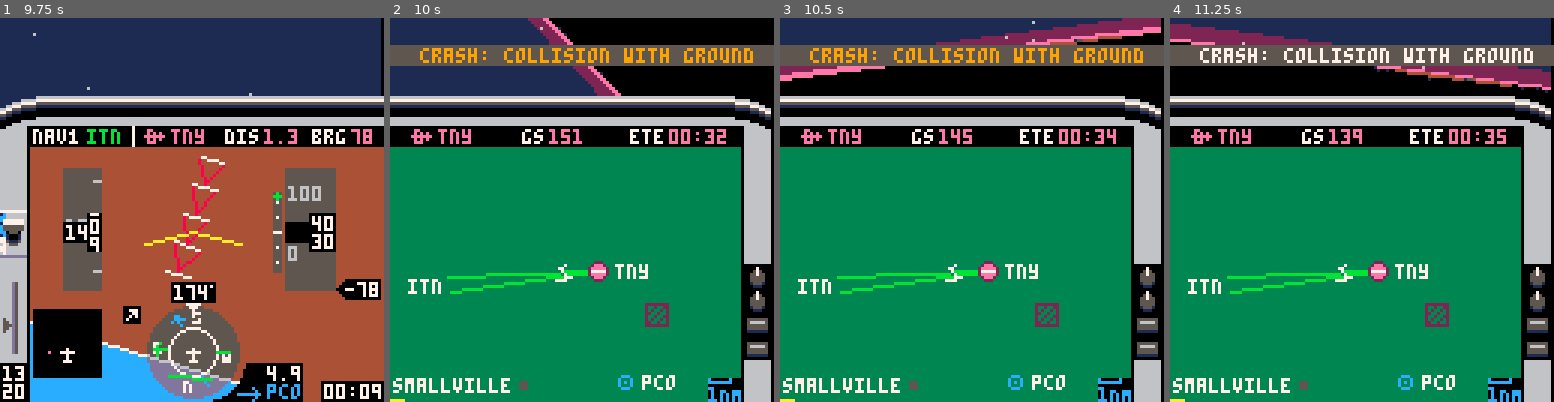
Above: before the commit, frames 1-4 (left to right).
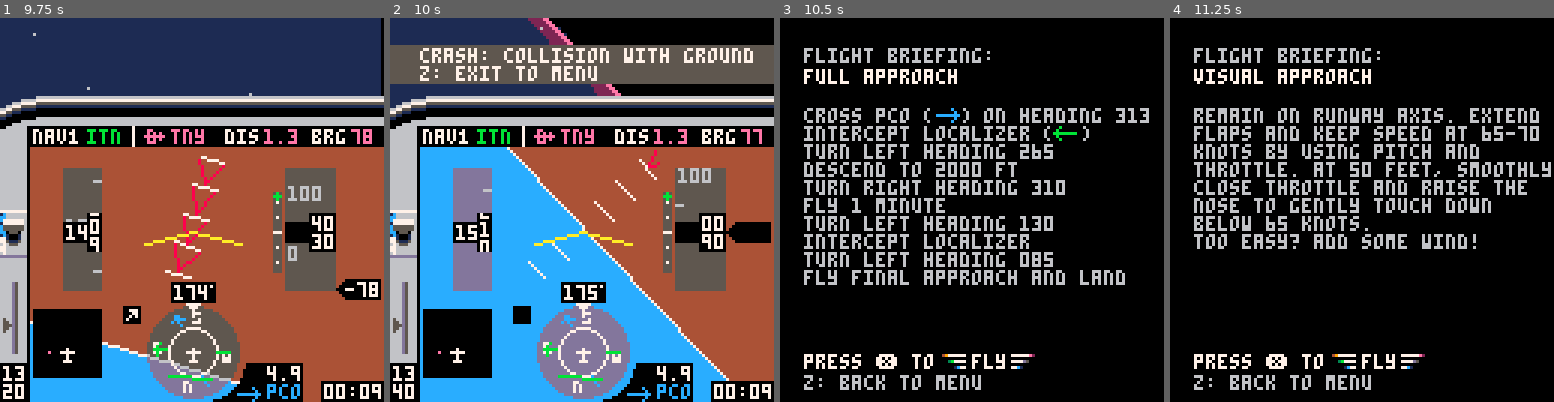
Above: after the commit, the same moments.

Repository: freds72/tiny_sim
Game: PICO-8 cartridge carts/tinysim.p8
Two runs of this game, one before a commit and one after it. Both use one fixed random seed, a clock stepped at 60 frames per second and the inputs below.
Inputs:
- Up to frame 1 (9.75 s): tap X (X key) at 0.33, 0.7, 1.43, 2.58, 3.1, 3.62, 4.13, 4.65, 5.17, 5.68, 6.2, 6.72, 7.23, 7.75, 8.27, 8.78, 9.3 s; tap O (Z key) at 1.07, 1.8, 2.43, 3.07, 3.7, 4.33, 4.97, 5.6, 6.23, 6.87, 7.5, 8.13, 8.77, 9.4 s; hold Right 2.33-3.33 s; hold Right 3.38-4.22 s; hold Up 4.27-4.67 s; hold Right 4.72-5.72 s; hold Down 5.77-6.1 s; hold Left 6.15-6.98 s; hold Right 7.03-8.03 s; hold Right 8.08-8.92 s; hold Up 8.97-9.37 s; hold Right from 9.42 s (still down)
- Up to frame 2 (10 s): keep holding Right; tap X (X key) at 9.82 s
- Up to frame 3 (10.5 s): tap O (Z key) at 10.03 s; tap X (X key) at 10.33 s; release Right at 10.42 s; hold Down from 10.47 s (still down)
- Up to frame 4 (11.25 s): tap O (Z key) at 10.67 s; release Down at 10.8 s; tap X (X key) at 10.85 s; hold Left from 10.85 s (still down)

Frame 1 is identical in both runs. In frame 2, 76% of the frame differs, in the area x 0-100%, y 7-100%; in frame 3, 85%; in frame 4, 87%, in the area x 0-100%, y 0-100%.

Commit message:
Changed crash behaviour (two line message, option to exit to menu)

Diff:
--- a/carts/tinysim.p8
+++ b/carts/tinysim.p8
@@ -380,8 +380,8 @@
       end
 
       -- checklanded()
-      if ias>180 then
-        make_msg("crash: exceeded maximum speed")
+      if (ias>180 and not self.crashed) then
+        make_msg("crash: exceeded maximum speed\nz: exit to menu",180)
         self.crashed=true
         sfx(4)
       elseif alt<=0 and not onground then
@@ -393,7 +393,7 @@
         elseif vs>-1000 and pitch>-0.5 and abs(bank)<30 then
           make_msg("oops... hard landing")
         else
-          make_msg("crash: collision with ground")
+          make_msg("crash: collision with ground\nz: exit to menu",180)
           self.crashed=true
           sfx(3)
         end
@@ -404,6 +404,7 @@
         -- stop rolling sound
         sfx(6,-2)
       end
+      if(self.crashed and btn(4)) make_msg() menu=1
 
       timer+=1/30
       -- flaps(): moved to input
@@ -657,17 +658,19 @@
 end
 
 local message,message_t
-function make_msg(msg)
-  message,message_t=msg,60
+function make_msg(msg,t)
+  if(t==nil) t=60
+  message,message_t=msg,t
 end
 function dispmessage()
   -- update & draw
   if message then
     message_t-=1
-    if(message_t<0) message=nil return
+    if(message_t<0) message=nil sim.crashed=nil return
 
     local c = message_t%16<8 and 7 or 9
-		rectfill(0,9,127,15,5)
+  rectfill(0,9,127,15,5)
+  if(#message>20) rectfill(0,15,127,21,5)
 		print(message,10,10,c)
 	end
 end
@@ -804,8 +807,7 @@
 
    sim:update()
 
-   -- todo: end of game
-   if(sim.crashed==true) sfx(2,-2) sfx(7,-2) sfx(6,-2) menu=2
+   if(sim.crashed==true) sfx(2,-2) sfx(7,-2) sfx(6,-2)
 
 	  -- update cam
 	  cam:track(sim:get_pos())
